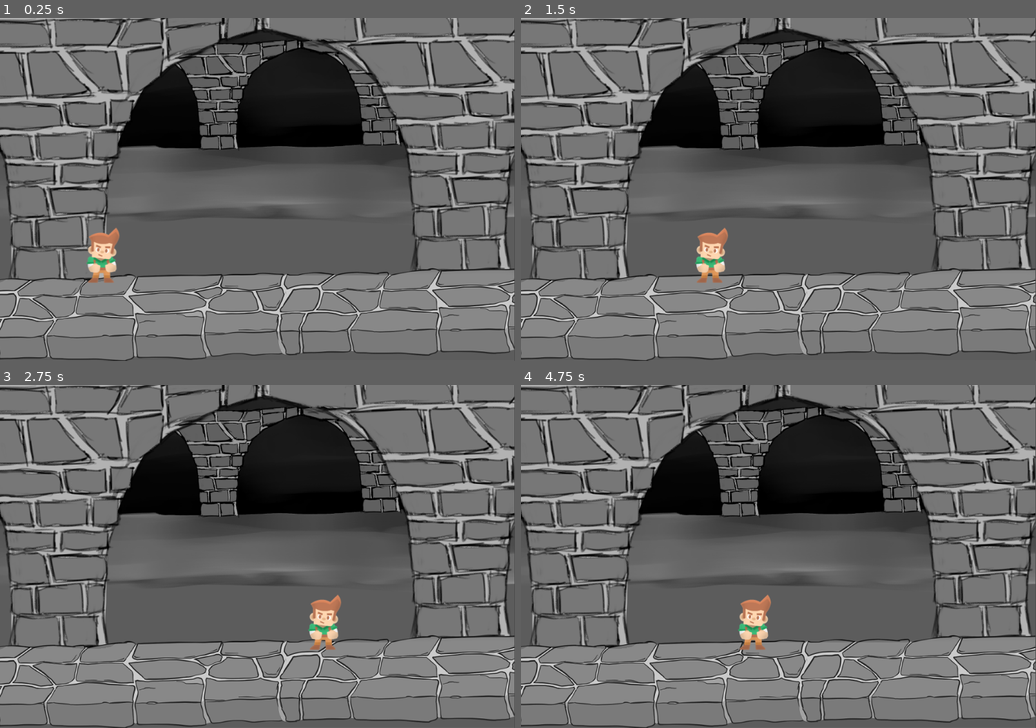
Above: before the commit, frames 1-4 (two rows, left to right).
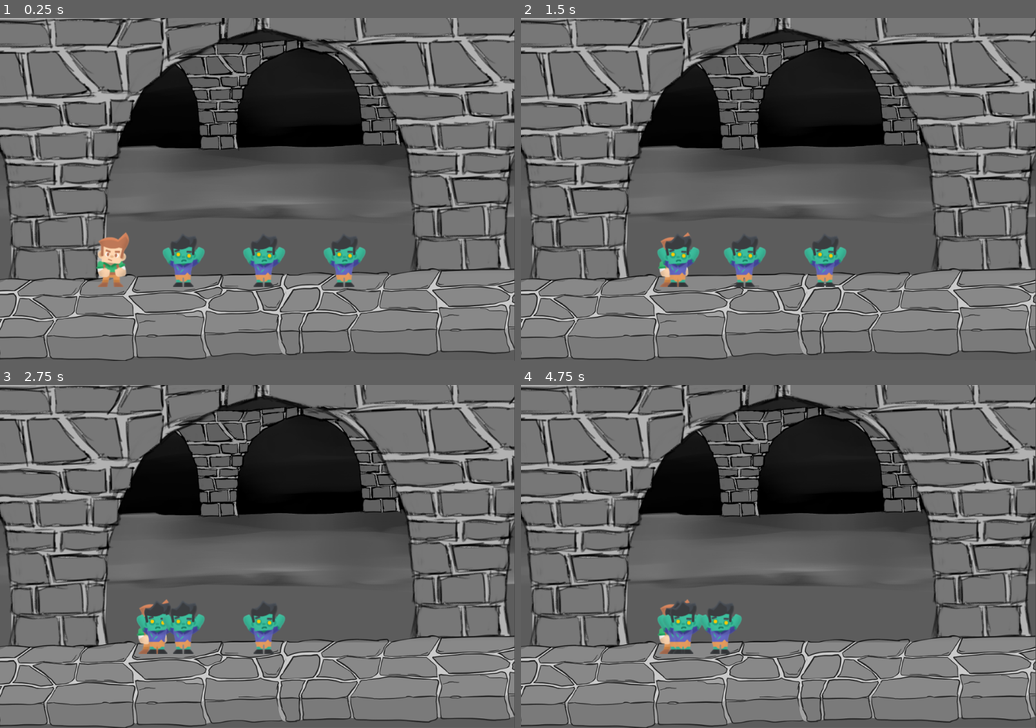
Above: after the commit, the same moments.

Repository: WalterCReel3/dwarves-vs-orcs
Game: Godot game, scene res://Main.tscn
Two runs of this game, one before a commit and one after it. Both use one fixed random seed, a clock stepped at 60 frames per second and the inputs below.
Inputs (mouse positions are in pixels of both pictures, inside the frame that each line leads up to):
- Up to frame 1 (0.25 s): no input
- Up to frame 2 (1.5 s): move the mouse to (891, 172) at 0.52 s; hold D (move_right) 0.53-1.28 s; click (891, 172) at 0.67 s; move the mouse to (675, 206) at 1.27 s; hold A (move_left) from 1.28 s (still down)
- Up to frame 3 (2.75 s): move the mouse to (309, 481) at 2.02 s; release A (move_left) at 2.03 s; hold D (move_right) from 2.03 s (still down)
- Up to frame 4 (4.75 s): move the mouse to (752, 625) at 2.77 s; click (752, 625) at 2.92 s; move the mouse to (933, 607) at 3.52 s; release D (move_right) at 3.53 s; hold A (move_left) from 3.53 s (still down); move the mouse to (624, 505) at 4.27 s

The runs differ from the first frame. In frame 1, 3.0% of the frame differs, in the area x 16-71%, y 61-79%; in frame 2, 2.9%; in frame 3, 2.8%; in frame 4, 2.4%.

Commit message:
Restructure entity classes added dynamic nodes

Diff:
--- a/Main.gd
+++ b/Main.gd
@@ -1,15 +1,19 @@
 extends Node2D
 
-
-# Declare member variables here. Examples:
-# var a = 2
-# var b = "text"
-
-
+var Orc01 = preload('res://entities/Orc01.tscn')
 onready var selected_actor = get_node('Actor')
+var entities: Array = []
 
 # Called when the node enters the scene tree for the first time.
 func _ready():
+	var orc = null
+	for i in range(1, 4):
+		orc = Orc01.instance()
+		orc.position.x = selected_actor.position.x + (i * 150)
+		orc.position.y = selected_actor.position.y
+		entities.append(orc)
+		add_child(orc)
+
 	print("Viewport Resolution is: ", get_viewport_rect().size)
 	pass # Replace with function body.
 
--- a/Main.tscn
+++ b/Main.tscn
@@ -1,7 +1,7 @@
 [gd_scene load_steps=4 format=2]
 
 [ext_resource path="res://assets/background.png" type="Texture" id=1]
-[ext_resource path="res://entities/Actor.tscn" type="PackedScene" id=2]
+[ext_resource path="res://entities/Dwarf01.tscn" type="PackedScene" id=2]
 [ext_resource path="res://Main.gd" type="Script" id=3]
 
 [node name="Main" type="Node2D"]
@@ -16,4 +16,4 @@
 texture = ExtResource( 1 )
 
 [node name="Actor" parent="." instance=ExtResource( 2 )]
-position = Vector2( 188.574, 429.903 )
+position = Vector2( 206.627, 438.453 )
--- a/entities/Actor.tscn
+++ b/entities/Actor.tscn
@@ -1,19 +1,15 @@
-[gd_scene load_steps=4 format=2]
+[gd_scene load_steps=3 format=2]
 
-[ext_resource path="res://assets/character_maleAdventurer_hold.png" type="Texture" id=1]
 [ext_resource path="res://entities/Actor.gd" type="Script" id=2]
 
 [sub_resource type="RectangleShape2D" id=1]
-extents = Vector2( 23.6249, 45.748 )
+extents = Vector2( 4.93692, 45.748 )
 
 [node name="Actor" type="KinematicBody2D"]
 script = ExtResource( 2 )
 
 [node name="Position2D" type="Position2D" parent="."]
 
-[node name="Sprite" type="Sprite" parent="Position2D"]
-texture = ExtResource( 1 )
-
 [node name="CollisionShape2D" type="CollisionShape2D" parent="."]
-position = Vector2( 2.66968, 17.3529 )
+position = Vector2( 2.38419e-06, 20.0226 )
 shape = SubResource( 1 )
--- /dev/null
+++ b/entities/Dwarf01.tscn
@@ -0,0 +1,9 @@
+[gd_scene load_steps=3 format=2]
+
+[ext_resource path="res://entities/Actor.tscn" type="PackedScene" id=1]
+[ext_resource path="res://assets/character_maleAdventurer_hold.png" type="Texture" id=2]
+
+[node name="Actor" instance=ExtResource( 1 )]
+
+[node name="Sprite" type="Sprite" parent="Position2D" index="0"]
+texture = ExtResource( 2 )
--- /dev/null
+++ b/entities/Orc01.gd
@@ -0,0 +1,15 @@
+extends "res://entities/Actor.gd"
+
+
+# Called when the node enters the scene tree for the first time.
+func _ready():
+	pass # Replace with function body.
+
+func process_pathing(delta):
+	velocity.x = -30
+	move_and_collide(velocity * delta)
+
+# Called every frame. 'delta' is the elapsed time since the previous frame.
+func _process(delta):
+	# get_input()
+	process_pathing(delta)
--- /dev/null
+++ b/entities/Orc01.tscn
@@ -0,0 +1,11 @@
+[gd_scene load_steps=4 format=2]
+
+[ext_resource path="res://entities/Actor.tscn" type="PackedScene" id=1]
+[ext_resource path="res://assets/character_zombie_cheer0.png" type="Texture" id=2]
+[ext_resource path="res://entities/Orc01.gd" type="Script" id=3]
+
+[node name="Actor" instance=ExtResource( 1 )]
+script = ExtResource( 3 )
+
+[node name="Sprite" type="Sprite" parent="Position2D" index="0"]
+texture = ExtResource( 2 )
Binary file added: assets/character_zombie_cheer0.png
Not shown, added: assets/character_zombie_cheer0.png.import
